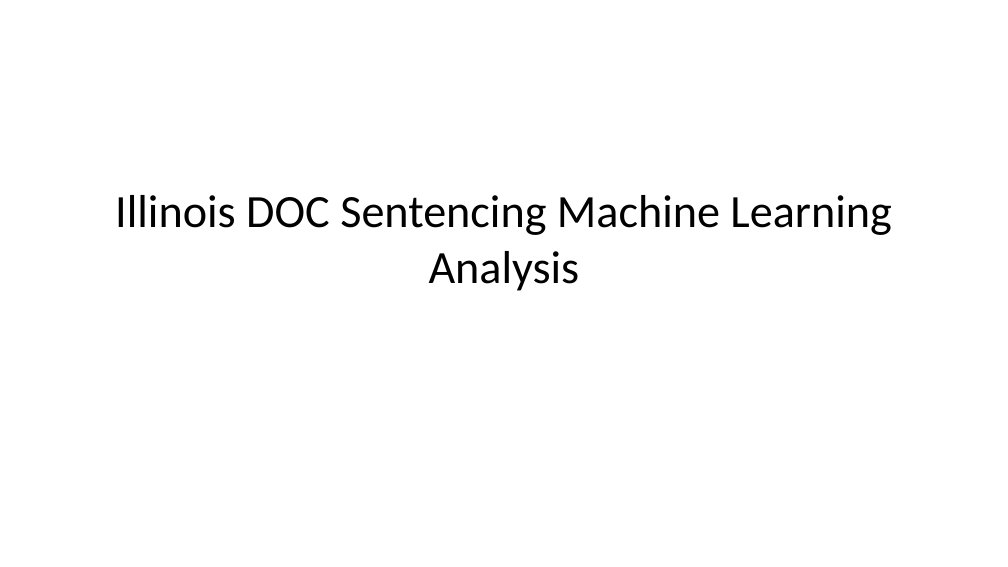
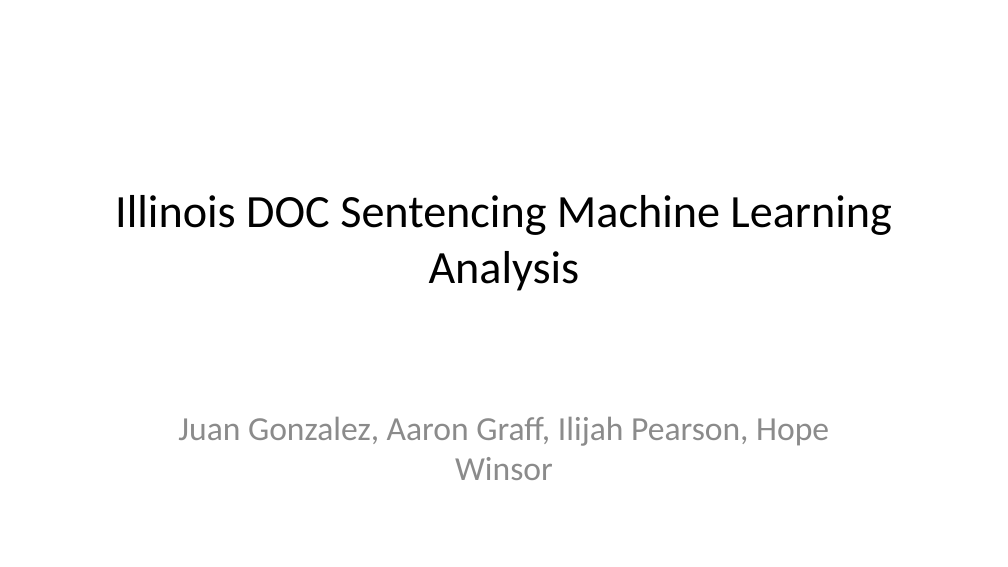
Before and after one commit to dsci445-csu/project-5, a slide deck: slide 1 of Presentation/Presentation.pptx. Drawn at 1008x567 pixels with LibreOffice and Linux fonts; fonts in the diff are those of the drawing. Boxes give left, top, right and bottom in pixels: in the first picture for what was removed or moved away, otherwise in the second. Text is boxed around its words. In the diff, an @@ line names an element or a change of style, - is before the commit and + after.

```diff
--- a/Presentation/Presentation.pptx
+++ b/Presentation/Presentation.pptx
@@ subtitle added at bbox=[178, 416, 829, 480], 24 pt, text #8C8C8C @@
+Juan Gonzalez, Aaron Graff, Ilijah Pearson, Hope Winsor
```
Also in this commit, not shown: 2 other slides changed, 5 slides added, 3 slides removed, 1 other file.
